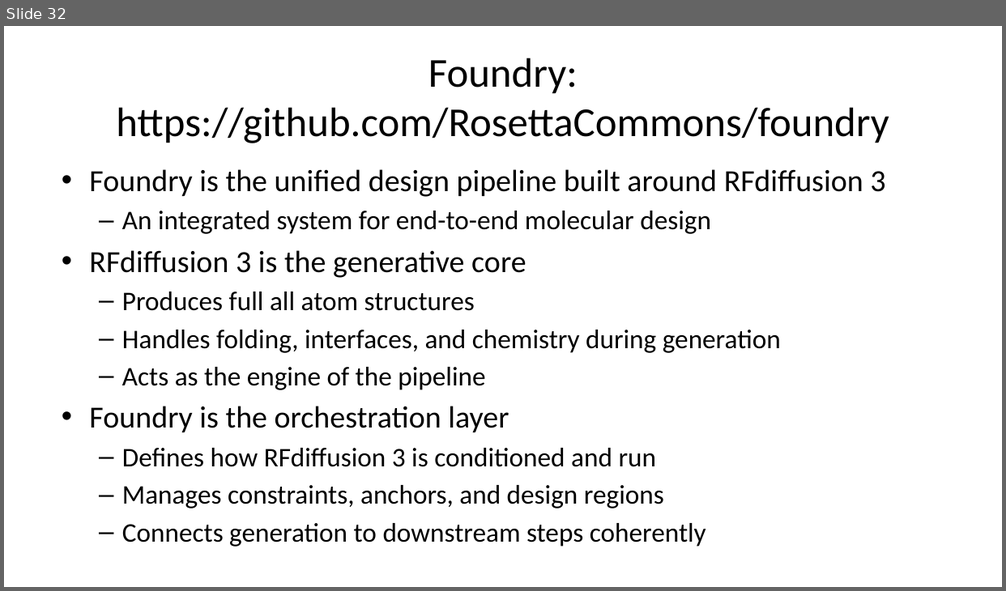
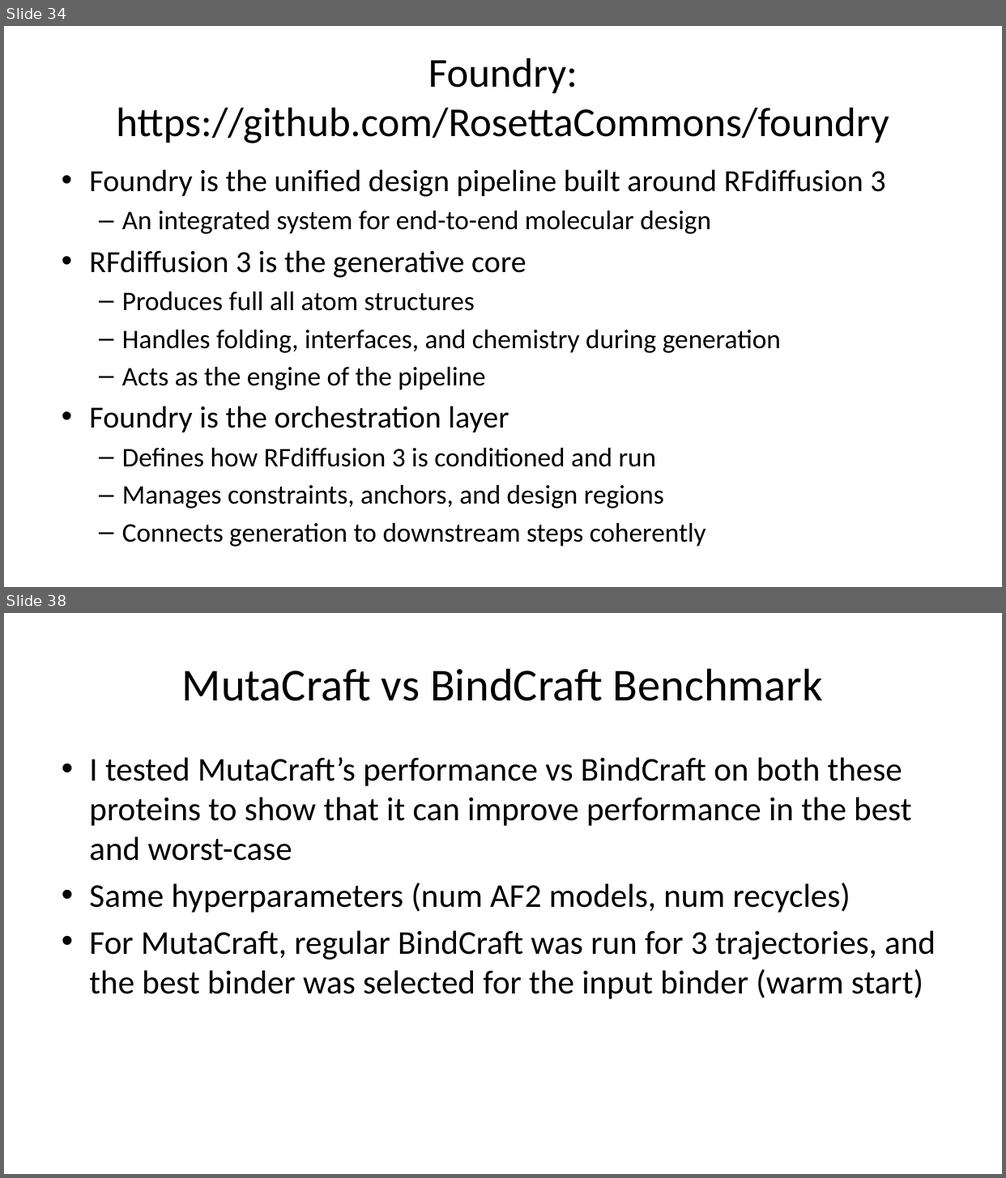
Before and after one commit to kaylertee/ActiveTargeting, a slide deck: Presentations/19 Jan 2026 RFdiffusion.pptx. Shown one above the other, each under a label of ours: slide 32 before the commit, slides 34 and 38 after it; the slides between them are not shown. The pictures are 1006x591 and 1006x1178 pixels, drawn with LibreOffice and Linux fonts; fonts in the diff are those of the drawing. Boxes give left, top, right and bottom in pixels: in the first picture for what was removed or moved away, otherwise in the second. Text is boxed around its words. In the diff, an @@ line names an element or a change of style, - is before the commit and + after.

```diff
--- a/Presentations/19 Jan 2026 RFdiffusion.pptx
+++ b/Presentations/19 Jan 2026 RFdiffusion.pptx
@@ slide 38 added at [4, 613, 1002, 1174], background #FFFFFF @@
@@ title added at [182, 668, 823, 701], 44 pt, text #000000 @@
+MutaCraft vs BindCraft Benchmark
@@ text added at [89, 757, 936, 999], 32 pt, text #000000 @@
+• I tested MutaCraft’s performance vs BindCraft on both these proteins to show that it can improve performance in the best and worst-case
+• Same hyperparameters (num AF2 models, num recycles)
+• For MutaCraft, regular BindCraft was run for 3 trajectories, and the best binder was selected for the input binder (warm start)
@@ what was slide 32 is now slide 34 @@
```
Also in this commit, not shown: 6 slides changed, 5 other slides added, 1 slide removed.
